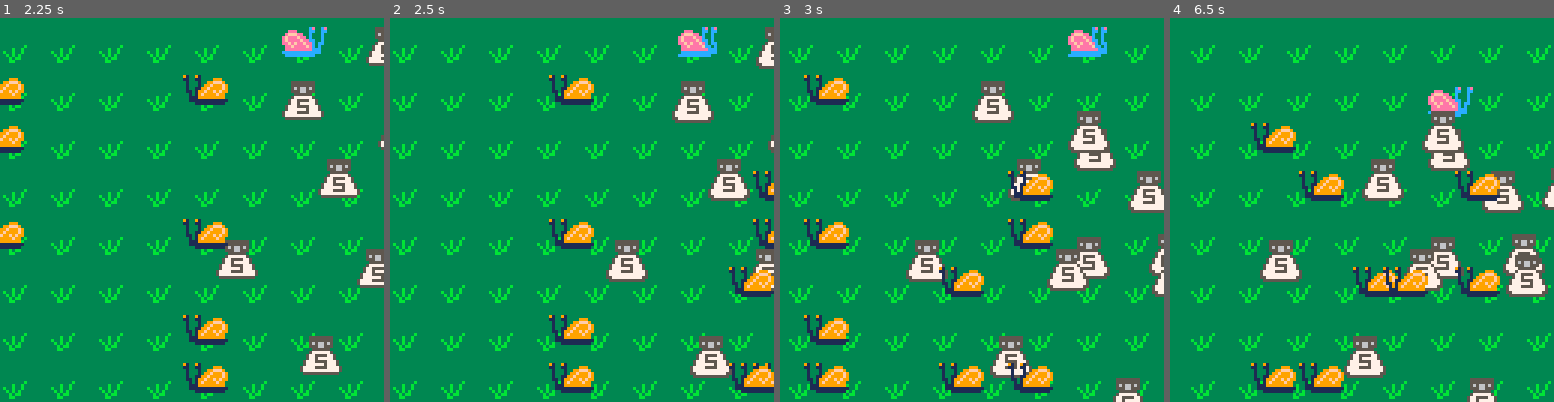
Above: before the commit, frames 1-4 (left to right).
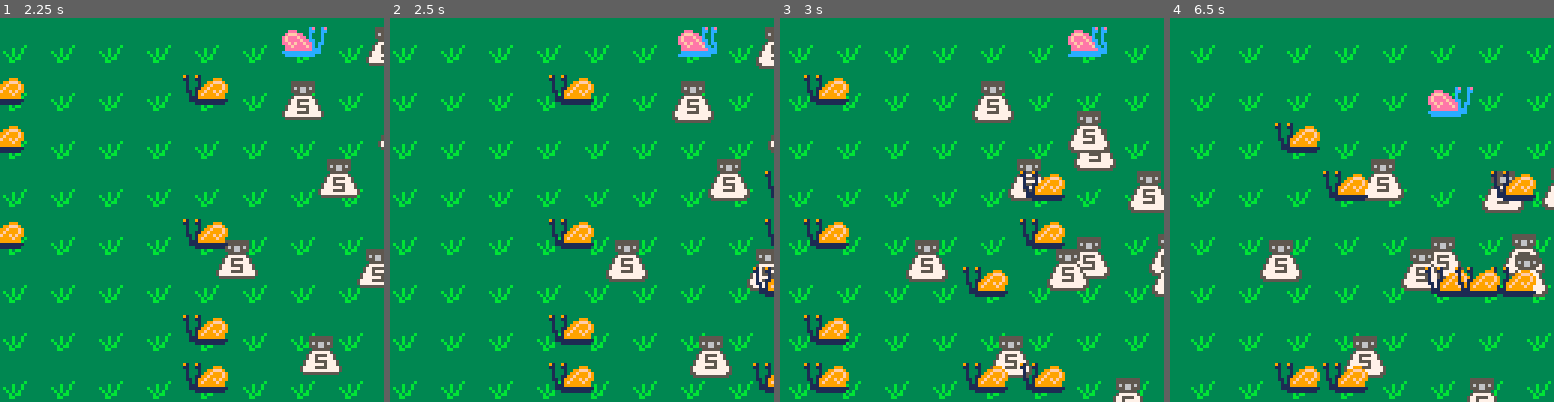
Above: after the commit, the same moments.

Repository: rweichler/gotta-go-fast
Game: PICO-8 cartridge snail.p8
The game is run twice, just before and just after one commit, with the same random seed, the same clock (stepped at 60 frames per second) and the same inputs.
Inputs:
- Up to frame 1 (2.25 s): hold Right 1.6-2.1 s; hold Up from 2.15 s (still down)
- Up to frame 2 (2.5 s): release Up at 2.42 s; hold Right from 2.47 s (still down)
- Up to frame 3 (3 s): keep holding Right
- Up to frame 4 (6.5 s): release Right at 3.03 s; hold Left 3.08-3.58 s; hold Down 3.63-3.97 s; hold Right 4.02-4.68 s; hold Up 4.73-5.03 s; hold Left 5.08-5.68 s; hold Down 5.73-6.03 s; hold Right from 6.08 s (still down)

Frame 1 is identical in both runs. In frame 2, 1.5% of the frame differs, in the area x 88-100%, y 39-98%; in frame 3, 3.8%; in frame 4, 8.4%, in the area x 21-96%, y 24-98%.

Commit message:
get rid of obj.spritesize (+ make snail go off left side of screen smoothly)

Diff:
--- a/snail.p8
+++ b/snail.p8
@@ -73,7 +73,6 @@
   self.sprites = {}
   self.spritei = 1
   self.spritedelay = nil
-  self.spritesize = 1
   return self
 end
 
@@ -101,7 +100,7 @@
 
 function obj:draw()
   assert(#self.sprites > 0)
-  spr(self.sprites[self.spritei],self.x+cam.ox,self.y+cam.oy,self.spritesize,self.spritesize, self.flipx or false)
+  spr(self.sprites[self.spritei],self.x+cam.ox,self.y+cam.oy,self.w/8,self.h/8, self.flipx or false)
 end
 -->8
 -- road
@@ -130,7 +129,6 @@
   self.h = 16
   self.sprites = {10, 12, 14}
   self.spritedelay = 5
-  self.spritesize = 2
   return self
 end
 
@@ -141,7 +139,8 @@
 pl.speed = 2
 pl.sprites = {7, 39}
 pl.spritedelay = 8
-pl.spritesize = 2
+pl.w = 16
+pl.h = 16
 pl.width = 16
 pl.height = 16
 
@@ -182,16 +181,17 @@
   local self = obj.new(self)
     self.x = cam.x + 64
     self.y = (flr(rnd(7))+1)*16
+    self.w = 16
+    self.h = 16
     self.speed = flr(rnd(2))+1
     self.sprites = {36}
-    self.spritesize = 2
     self.flipx = true
   return self
 end
 
 function snail:update()
   self.x = self.x - self.speed
-  if self.x + cam.ox + 8 < 0
+  if self.x + self.w + cam.ox < 0
     or self.x + cam.ox > 128
   then
     add(world, snail:new())
